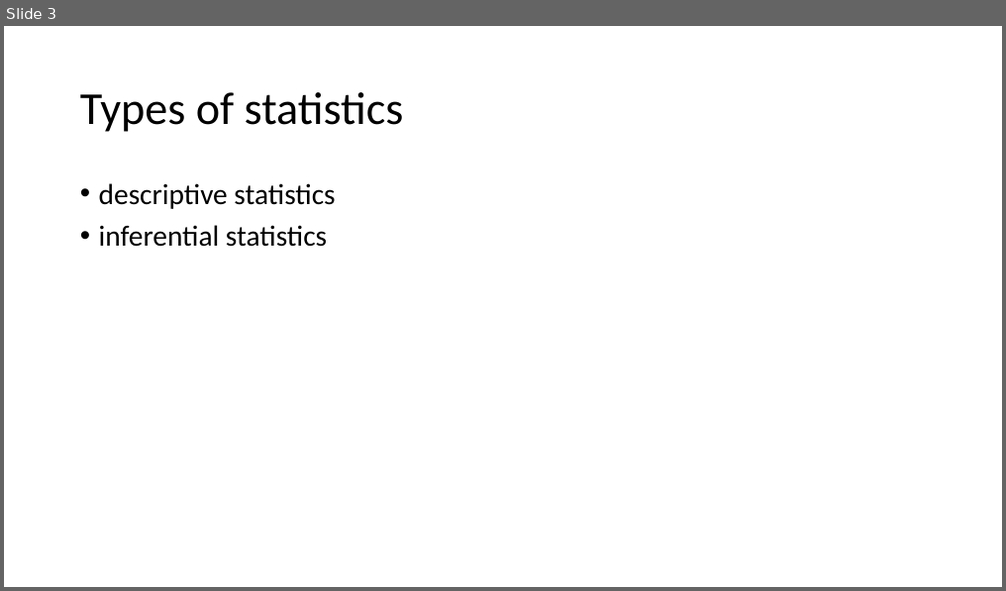
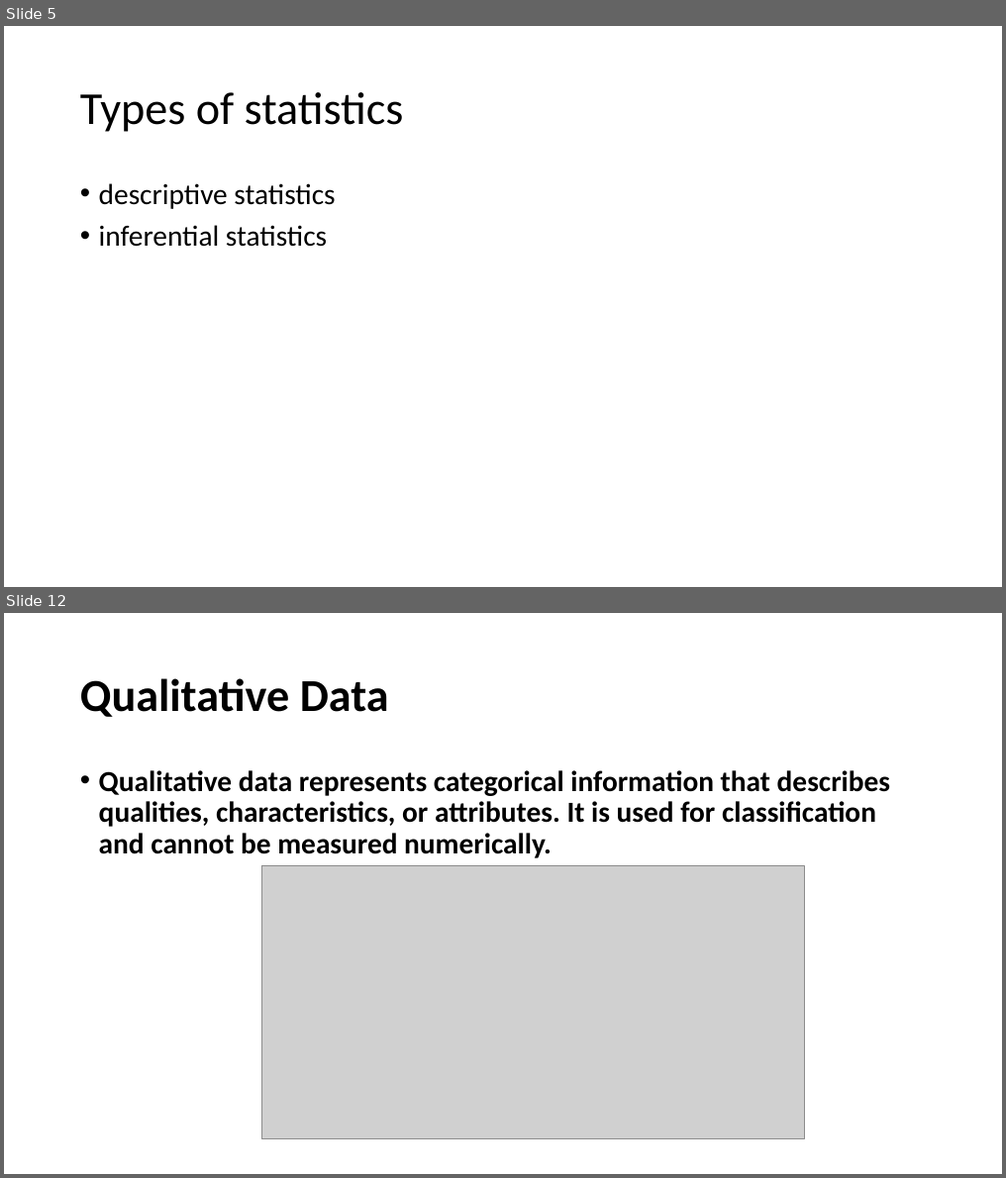
Before and after one commit to joviyal-arun/STAT_TUTORIAL_DOCUMENTS, a slide deck: statistics_tutorial.pptx. Shown one above the other, each under a label of ours: slide 3 before the commit, slides 5 and 12 after it; the slides between them are not shown. The pictures are 1006x591 and 1006x1178 pixels, drawn with LibreOffice and Linux fonts; fonts in the diff are those of the drawing; grey boxes stand for pictures. Boxes give left, top, right and bottom in pixels: in the first picture for what was removed or moved away, otherwise in the second. Text is boxed around its words. In the diff, an @@ line names an element or a change of style, - is before the commit and + after.

Commit message:
type of stat and data measurement is completed

```diff
--- a/statistics_tutorial.pptx
+++ b/statistics_tutorial.pptx
@@ slide 12 added at [4,613,1002,1174], background #FFFFFF @@
@@ title added at [80,678,389,717], 44 pt, text #000000, bold @@
+Qualitative Data
@@ text added at [99,770,890,859], 28 pt, text #000000, bold @@
+• Qualitative data represents categorical information that describes qualities, characteristics, or attributes. It is used for classification and cannot be measured numerically.
@@ picture added at [262,865,804,1140] @@
@@ what was slide 3 is now slide 5 @@
```
Also in this commit, not shown: 1 slide changed, 13 other slides added.
